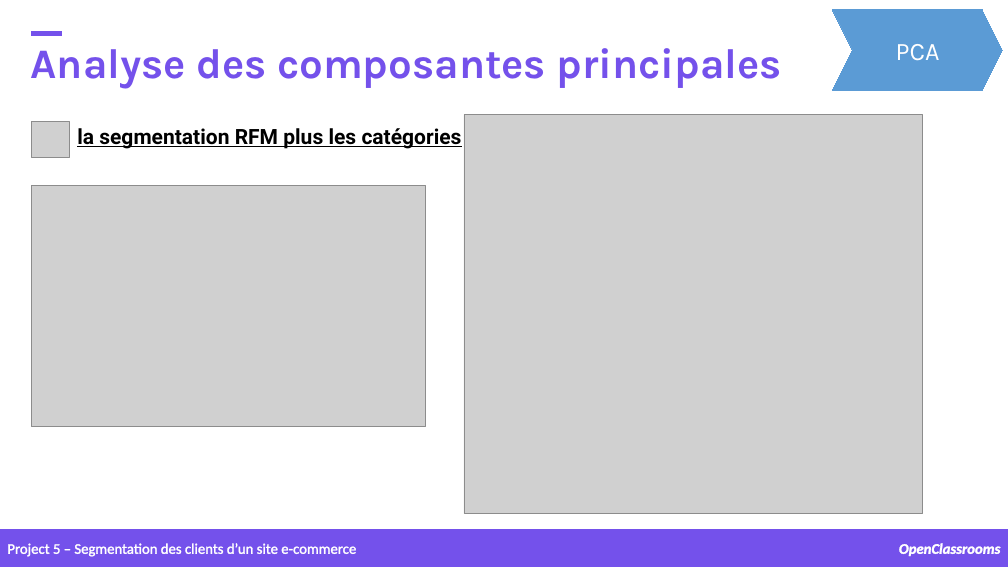
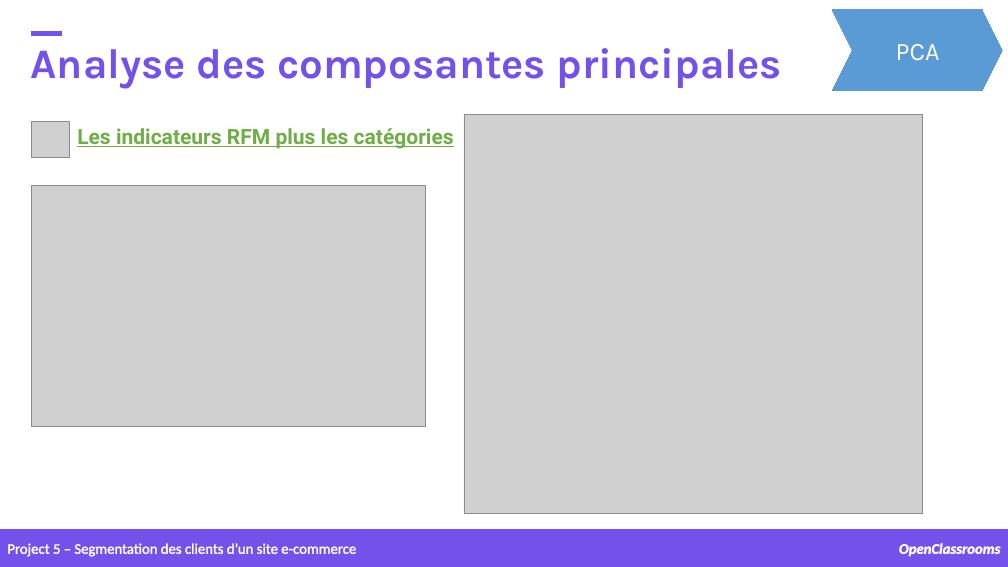
Before and after one commit to samirhinojosa/OC-P5-segment-customers-of-website, a slide deck: slide 26 of supports/P5_presentation v3.pptx (slide 28 before the commit). Drawn at 1008x567 pixels with LibreOffice and Linux fonts; fonts in the diff are those of the drawing; grey boxes stand for pictures; background and template pictures are left out. Boxes give left, top, right and bottom in pixels: in the first picture for what was removed or moved away, otherwise in the second. Text is boxed around its words. In the diff, an @@ line names an element or a change of style, - is before the commit and + after.

```diff
--- a/supports/P5_presentation v3.pptx
+++ b/supports/P5_presentation v3.pptx
@@ text at [77,128,454,149]: text changed; text colour #000000 to #70AD47 @@
-la segmentation RFM plus les catégories
+Les indicateurs RFM plus les catégories
```
Also in this commit, not shown: 11 other slides changed, 3 slides added, 1 other file.
